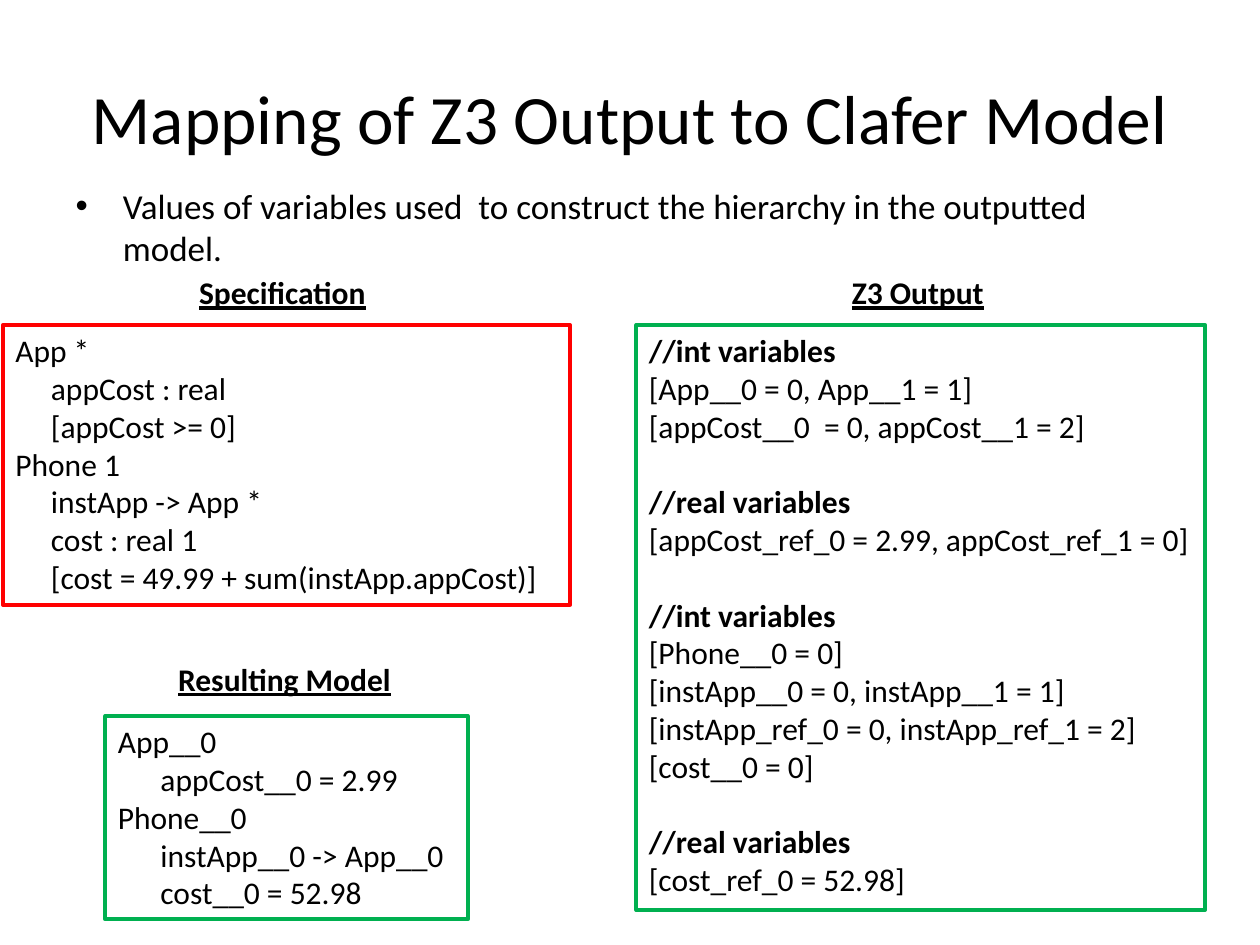
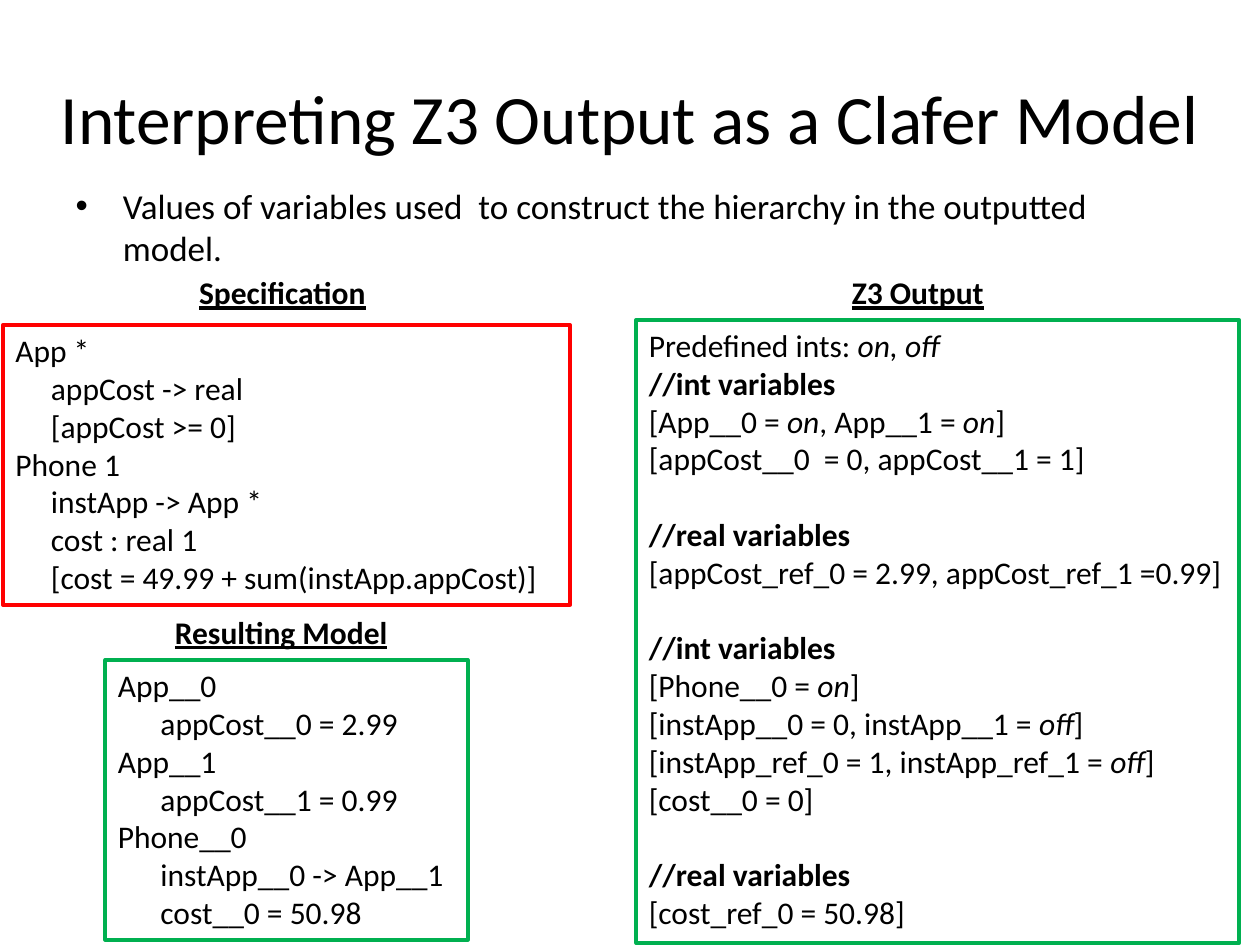
Before and after one commit to gsdlab/ClaferSMT, a slide deck: slide 9 of latex/VariabilityModelinginClaferUsingSMT.pptx. Drawn at 1260x945 pixels with LibreOffice and Linux fonts; fonts in the diff are those of the drawing. Boxes give left, top, right and bottom in pixels: in the first picture for what was removed or moved away, otherwise in the second. Text is boxed around its words. In the diff, an @@ line names an element or a change of style, - is before the commit and + after.

Commit message:
powerpoint

```diff
--- a/latex/VariabilityModelinginClaferUsingSMT.pptx
+++ b/latex/VariabilityModelinginClaferUsingSMT.pptx
@@ title at (61, 96, 1198, 156): text changed @@
-Mapping of Z3 Output to Clafer Model
+Interpreting Z3 Output as a Clafer Model
@@ rectangle "Predefined ints: on, off": place and size @@
-rectangle "Predefined ints: on, off" at (636, 325, 1205, 910)
+rectangle "Predefined ints: on, off" at (636, 320, 1239, 944)
@@ text in rectangle at (649, 335, 940, 361): paragraph added @@
+Predefined ints: on, off
@@ text in rectangle at (51, 378, 243, 405): text changed @@
-appCost : real
+appCost -> real
@@ text in rectangle at (649, 410, 1085, 475): text changed @@
-[App__0 = 0, App__1 = 1]
-[appCost__0 = 0, appCost__1 = 2]
+[App__0 = on, App__1 = on]
+[appCost__0 = 0, appCost__1 = 1]
@@ text in rectangle at (649, 561, 1221, 589): text changed @@
-[appCost_ref_0 = 2.99, appCost_ref_1 = 0]
+[appCost_ref_0 = 2.99, appCost_ref_1 =0.99]
@@ text "Resulting Model": place and size @@
-text "Resulting Model" at (178, 669, 391, 697)
+text "Resulting Model" at (175, 622, 387, 650)
@@ rectangle "App__0": place and size @@
-rectangle "App__0" at (106, 716, 469, 920)
+rectangle "App__0" at (106, 660, 469, 940)
@@ text in rectangle at (649, 674, 1154, 778): text changed @@
-[Phone__0 = 0]
-[instApp__0 = 0, instApp__1 = 1]
-[instApp_ref_0 = 0, instApp_ref_1 = 2]
+[Phone__0 = on]
+[instApp__0 = 0, instApp__1 = off]
+[instApp_ref_0 = 1, instApp_ref_1 = off]
@@ text in rectangle at (118, 752, 398, 816): paragraphs added @@
+App__1
+appCost__1 = 0.99
@@ text in rectangle at (160, 864, 444, 929): text changed @@
-instApp__0 -> App__0
-cost__0 = 52.98
+instApp__0 -> App__1
+cost__0 = 50.98
@@ text in rectangle at (649, 901, 904, 929): text changed @@
-[cost_ref_0 = 52.98]
+[cost_ref_0 = 50.98]
```
Also in this commit, not shown: 5 other slides changed, 7 other files.
